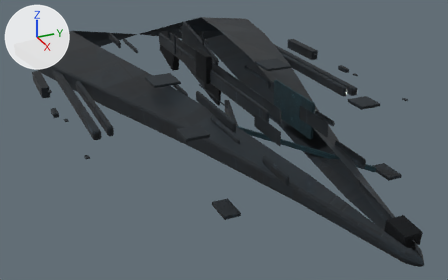
Before and after pictures for a commit that changed the Blender file assets/ships/parts/blender/hull_fighter_authored.blend.
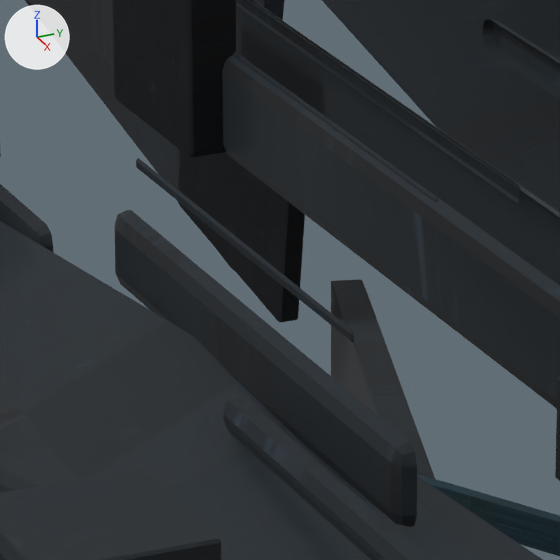
There are two pictures of each version: one whole from a 50 mm lens placed at (9.45, -4.23, 3.99), pointed at (0.26, -0.09, -0.6), one close up on the part from 40% to 57% of the width and 23% to 49% of the height. Arrows for +X, +Y and +Z are at upper left; the lights stay in place. The last two pictures show the newer version.

Names of what the first close-up shows: 'DET_bounty_weld', 'DET_hardpoint_collar', 'DET_heat_scorch', 'DET_nav_stripe', 'DET_wing_root_rib', 'LOD0_HULL_FIGHTER_MAIN'.
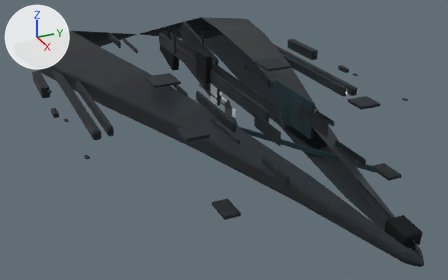
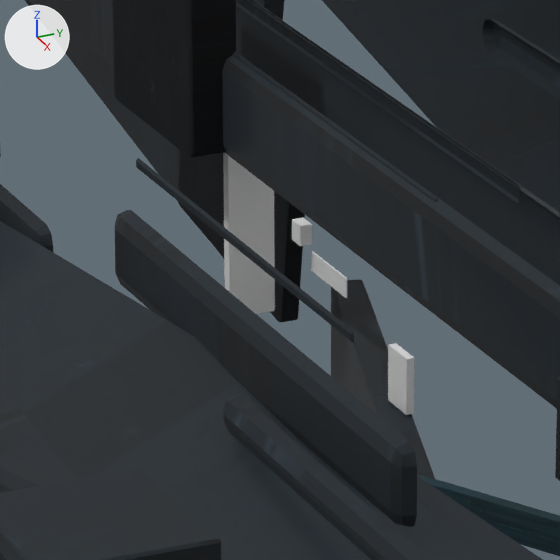
Where the change shows, as pixel boxes [x1, y1, x2, y2] in the close-ups (560 x 560 px):
'DET_faction_stripe_port', added
    after: [223, 153, 275, 314]
'DET_micro_scratch_plate', added
    after: [388, 343, 414, 415]
'DET_panel_line_emphasis', added
    after: [311, 251, 347, 298]
'DET_cavity_grime_vent', added
    after: [292, 218, 312, 246]

Diff of the bpy script that builds the scene:
```diff
--- a/assets/ships/parts/blender/hull_fighter_authored.blend.py
+++ b/assets/ships/parts/blender/hull_fighter_authored.blend.py
@@ me_cube_011 @@
+me_cube_011.from_pydata(...)  # a box spanning x -0.5..0.5, y -0.5..0.5, z -0.5..0.5
@@ ob_det_cavity_grime_vent @@
+ob_det_cavity_grime_vent = bpy.data.objects.new('DET_cavity_grime_vent', me_cube_011)
+ob_det_cavity_grime_vent.parent = ob_lod0_hull_fighter_main
+ob_det_cavity_grime_vent.location = (0.05, -0.06, 0.2)
+ob_det_cavity_grime_vent.scale = (0.05, 0.03, 0.05)
+_m = ob_det_cavity_grime_vent.modifiers.new('Bevel', 'BEVEL')
+_m.width = 0.012
+_m.width_pct = 0.012
+_m.segments = 2
@@ ob_det_faction_stripe_port @@
+ob_det_faction_stripe_port = bpy.data.objects.new('DET_faction_stripe_port', me_cube_011.copy())
+ob_det_faction_stripe_port.parent = ob_lod0_hull_fighter_main
+ob_det_faction_stripe_port.location = (-0.4, 0.0, 0.08)
+ob_det_faction_stripe_port.scale = (0.03, 0.12, 0.5)
+_m = ob_det_faction_stripe_port.modifiers.new('Bevel', 'BEVEL')
+_m.width = 0.012
+_m.width_pct = 0.012
+_m.segments = 2
@@ ob_det_panel_line_emphasis @@
+ob_det_panel_line_emphasis = bpy.data.objects.new('DET_panel_line_emphasis', me_cube_011.copy())
+ob_det_panel_line_emphasis.parent = ob_lod0_hull_fighter_main
+ob_det_panel_line_emphasis.location = (-0.15, 0.1, 0.0)
+ob_det_panel_line_emphasis.scale = (0.2, 0.004, 0.05)
+_m = ob_det_panel_line_emphasis.modifiers.new('Bevel', 'BEVEL')
+_m.width = 0.012
+_m.width_pct = 0.012
+_m.segments = 2
@@ ob_det_micro_scratch_plate @@
+ob_det_micro_scratch_plate = bpy.data.objects.new('DET_micro_scratch_plate', me_cube_011.copy())
+ob_det_micro_scratch_plate.parent = ob_lod0_hull_fighter_main
+ob_det_micro_scratch_plate.location = (0.3, 0.08, -0.1)
+ob_det_micro_scratch_plate.scale = (0.1, 0.02, 0.14)
+_m = ob_det_micro_scratch_plate.modifiers.new('Bevel', 'BEVEL')
+_m.width = 0.012
+_m.width_pct = 0.012
+_m.segments = 2
```
